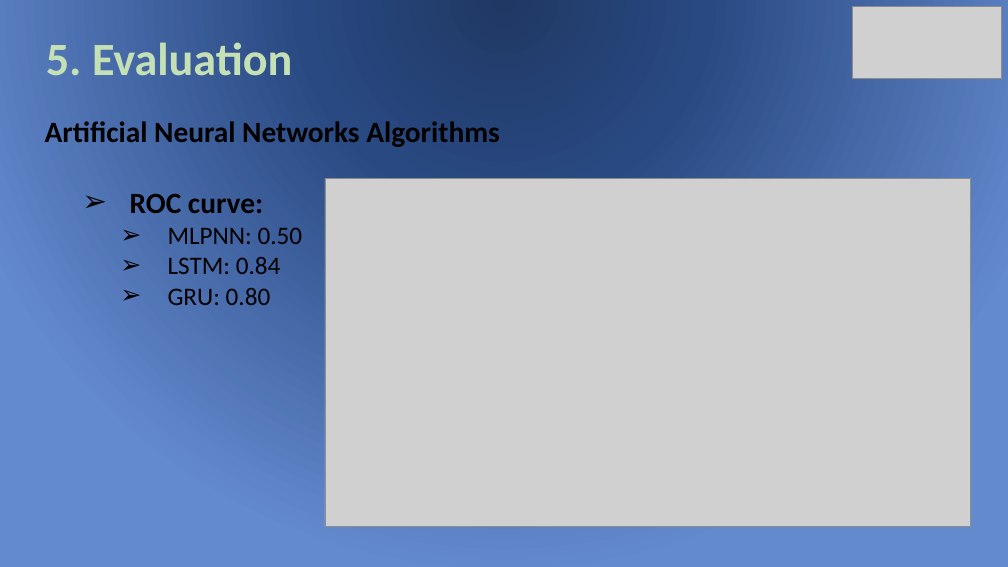
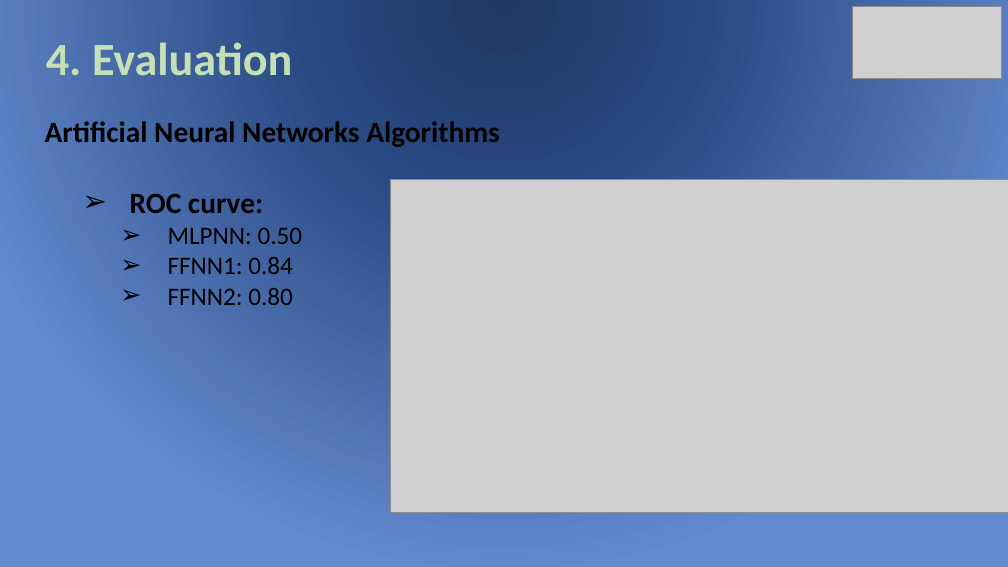
Before and after one commit to baharababah/DIM, a slide deck: slide 38 of DIM_Presentation.pptx (slide 51 before the commit). Drawn at 1008x567 pixels with LibreOffice and Linux fonts; fonts in the diff are those of the drawing; grey boxes stand for pictures. Boxes give left, top, right and bottom in pixels: in the first picture for what was removed or moved away, otherwise in the second. Text is boxed around its words. In the diff, an @@ line names an element or a change of style, - is before the commit and + after.

```diff
--- a/DIM_Presentation.pptx
+++ b/DIM_Presentation.pptx
@@ text at (46,42,292,76): text changed @@
-5. Evaluation
+4. Evaluation
@@ picture: place and size @@
-picture at (325,178,971,527)
+picture at (391,179,1008,512)
@@ text at (168,257,293,305): text changed @@
-    ➢ LSTM: 0.84
-    ➢ GRU: 0.80
+    ➢ FFNN1: 0.84
+    ➢ FFNN2: 0.80
```
Also in this commit, not shown: 49 other slides changed, 13 slides removed, 55 other files.
